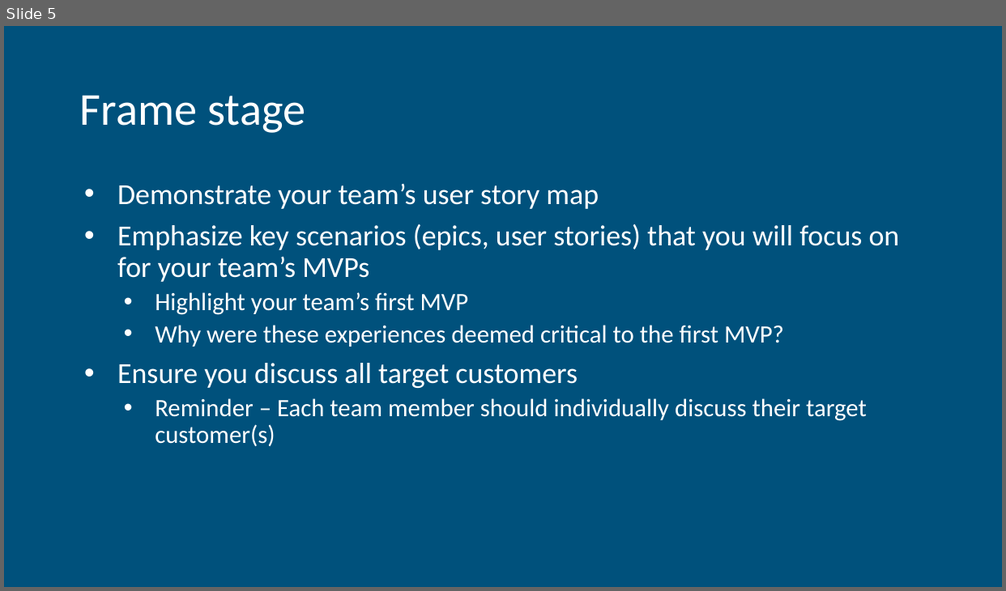
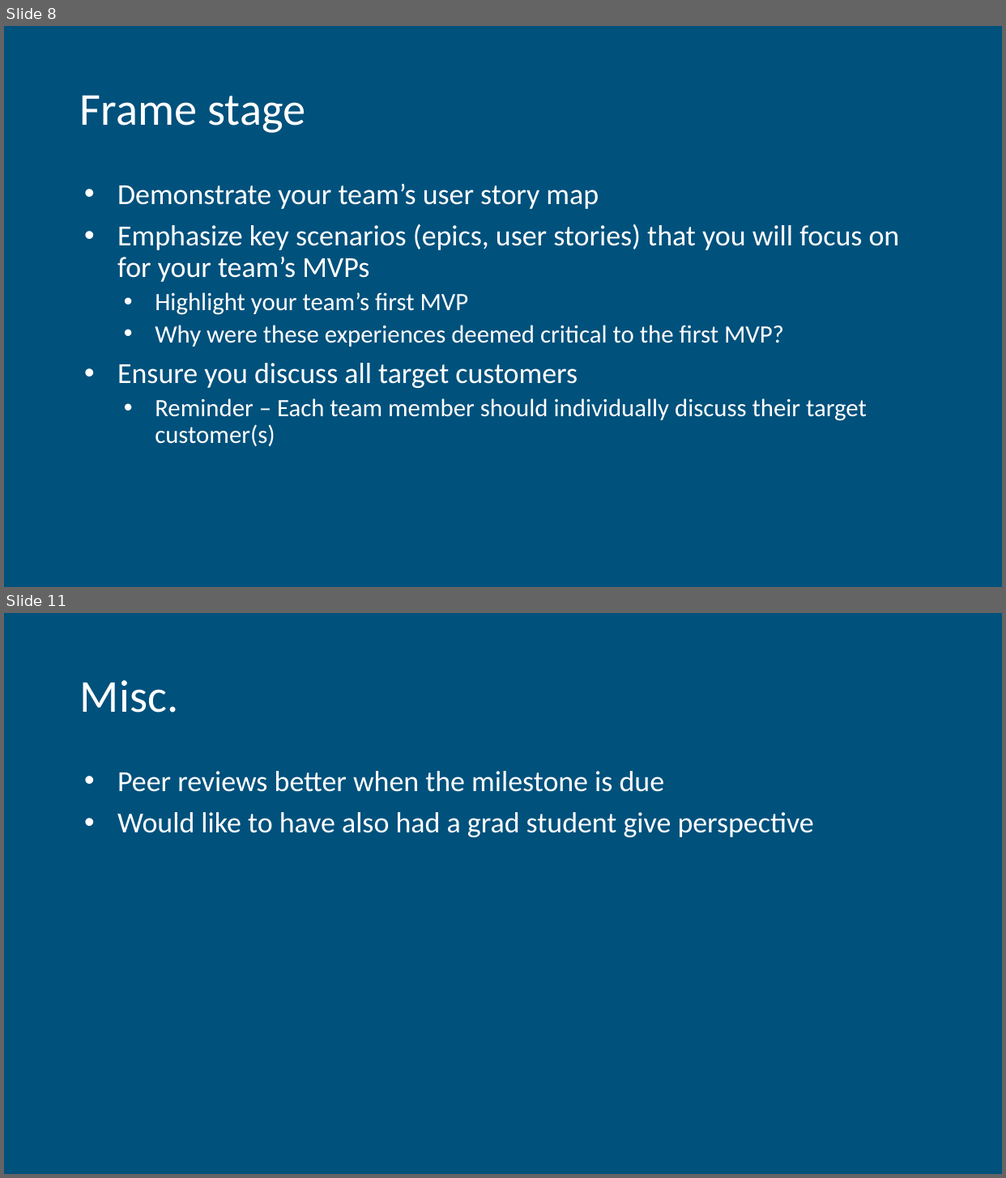
Before and after one commit to EvanGeissler/ENSE-471-UI-Project-CodeBreakers, a slide deck: Milestone 1/Milestone 1 Report Out.pptx. Shown one above the other, each under a label of ours: slide 5 before the commit, slides 8 and 11 after it; the slides between them are not shown. The pictures are 1006x591 and 1006x1178 pixels, drawn with LibreOffice and Linux fonts; fonts in the diff are those of the drawing. Boxes give left, top, right and bottom in pixels: in the first picture for what was removed or moved away, otherwise in the second. Text is boxed around its words. In the diff, an @@ line names an element or a change of style, - is before the commit and + after.

Commit message:
Milestone 1 Report Out Added

```diff
--- a/Milestone 1/Milestone 1 Report Out.pptx
+++ b/Milestone 1/Milestone 1 Report Out.pptx
@@ slide 11 added at [4,613,1002,1174], background #00517C @@
@@ title added at [80,680,178,713], 44 pt, text #FFFFFF @@
+Misc.
@@ text added at [117,771,814,837], 28 pt, text #FFFFFF @@
+• Peer reviews better when the milestone is due
+• Would like to have also had a grad student give perspective
@@ what was slide 5 is now slide 8 @@
```
Also in this commit, not shown: 2 slides changed, 7 other slides added, 3 slides removed, 1 other file.
